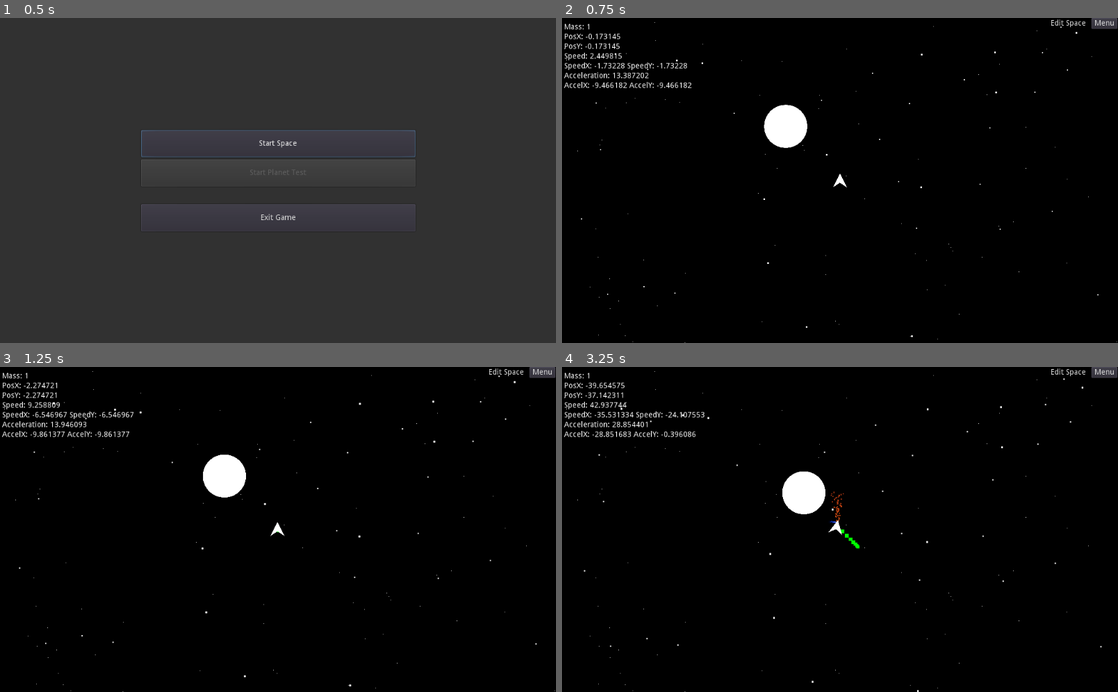
Above: before the commit, frames 1-4 (two rows, left to right).
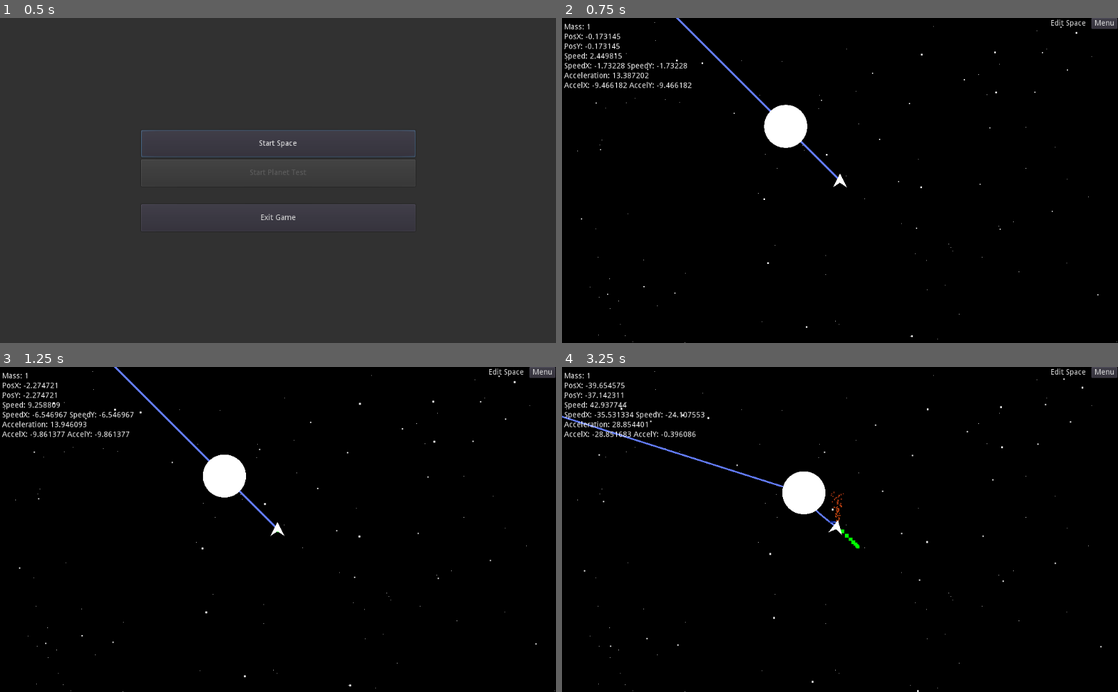
Above: after the commit, the same moments.

Repository: CallMeGenevieve/Starbounce
Game: Godot game, scene res://scenes/MainMenu/MainMenu.tscn
The game is run twice, just before and just after one commit, with the same random seed, the same clock (stepped at 60 frames per second) and the same inputs.
Inputs:
- Up to frame 1 (0.5 s): no input
- Up to frame 2 (0.75 s): click "Start Space" at 0.5 s
- Up to frame 3 (1.25 s): no input
- Up to frame 4 (3.25 s): click "Edit Space" at 1.25 s; click "Menu" at 2 s; hold Right (turn_ship_right) from 2.78 s (still down); hold Down (break_ship) from 2.78 s (still down)

Frame 1 is identical in both runs. In frame 2, 0.2% of the frame differs, in the area x 20-50%, y 0-50%; in frame 3, 0.2%; in frame 4, 0.3%, in the area x 0-49%, y 14-49%.

Commit message:
Add preview line for the spaceship
Line currently shows 12 seconds ahead. It is for my taste a bit too
uncertain, especially with two or more sources of gravity. Otherwise
working as expected.

Diff:
--- a/scenes/HopeShip/HopeShip.gd
+++ b/scenes/HopeShip/HopeShip.gd
@@ -12,12 +12,16 @@
 export var angle_speed = 0  # the speed at which the ship rotates every frame
 export var direction = 0  # indicates forward/backward/no acceleration from thrusters (1, -1, 0)
 
+export var preview_position = Vector2()
+export var preview_speed = Vector2()
+
 export var stay_in_place = false
 
 var index = 0
 var ui_node
 var positional_particles
 var crashed = false
+
 var dir_x
 var dir_y
 
@@ -27,61 +31,68 @@
 	self.positional_particles = $"Positional Particles"
 
 
-func apply_acceleration(delta):
-	get_node("Sprite").rotation += self.angle_speed * delta
-	#get_node("Positional Particles").rotation += self.angle_speed * delta
-	get_node("CollisionShape2D").rotation += self.angle_speed * delta
+func apply_acceleration(delta, preview: bool):
+	if preview:
+		self.preview_speed += get_parent().preview_tick * self.acceleration
+	else:
+		get_node("Sprite").rotation += self.angle_speed * delta
+		#get_node("Positional Particles").rotation += self.angle_speed * delta
+		get_node("CollisionShape2D").rotation += self.angle_speed * delta
 
-	dir_x = sin(get_node("Sprite").rotation)
-	dir_y = -cos(get_node("Sprite").rotation)
+		dir_x = sin(get_node("Sprite").rotation)
+		dir_y = -cos(get_node("Sprite").rotation)
 
-	if self.direction != 0:
-		if not $"Thruster Particles".emitting:
-			$"Thruster Particles".emitting = true
+		if self.direction != 0:
+			if not $"Thruster Particles".emitting:
+				$"Thruster Particles".emitting = true
 
-		self.thrust.x = dir_x * self.thrust_power
-		self.thrust.y = dir_y * self.thrust_power
+			self.thrust.x = dir_x * self.thrust_power
+			self.thrust.y = dir_y * self.thrust_power
 
-		$"Thruster Particles".process_material.direction.x = -direction * dir_x
-		$"Thruster Particles".process_material.direction.y = -direction * dir_y
+			$"Thruster Particles".process_material.direction.x = -direction * dir_x
+			$"Thruster Particles".process_material.direction.y = -direction * dir_y
 
-	elif $"Thruster Particles".emitting:
-		$"Thruster Particles".emitting = false
+		elif $"Thruster Particles".emitting:
+			$"Thruster Particles".emitting = false
 
-	self.acceleration += self.thrust * self.direction
+		self.acceleration += self.thrust * self.direction
 
-	self.speed += delta * self.acceleration
+		self.speed += delta * self.acceleration
 
 
-func apply_speed(delta):
-	self.position += delta * self.speed
+func apply_speed(delta, preview: bool):
+	if preview:
+		self.preview_position += get_parent().preview_tick * self.preview_speed
+	else:
+		self.position += delta * self.speed
 
 
-func apply_tick(delta):
-	apply_acceleration(delta)
-	apply_speed(delta)
+func apply_tick(delta, preview: bool):
+	apply_acceleration(delta, preview)
+	apply_speed(delta, preview)
 
-	if $"Steering Particles Left".emitting:
-		$"Steering Particles Left".position.x = sin(get_node("Sprite").rotation) * 8
-		$"Steering Particles Left".position.y = -cos(get_node("Sprite").rotation) * 8
-		$"Steering Particles Left".process_material.direction.x = cos(get_node("Sprite").rotation)
-		$"Steering Particles Left".process_material.direction.y = sin(get_node("Sprite").rotation)
-	if $"Steering Particles Right".emitting:
-		$"Steering Particles Right".position.x = sin(get_node("Sprite").rotation) * 8
-		$"Steering Particles Right".position.y = -cos(get_node("Sprite").rotation) * 8
-		$"Steering Particles Right".process_material.direction.x = -cos(get_node("Sprite").rotation)
-		$"Steering Particles Right".process_material.direction.y = -sin(get_node("Sprite").rotation)
+	if not preview:
+		if $"Steering Particles Left".emitting:
+			$"Steering Particles Left".position.x = sin(get_node("Sprite").rotation) * 8
+			$"Steering Particles Left".position.y = -cos(get_node("Sprite").rotation) * 8
+			$"Steering Particles Left".process_material.direction.x = cos(get_node("Sprite").rotation)
+			$"Steering Particles Left".process_material.direction.y = sin(get_node("Sprite").rotation)
+		if $"Steering Particles Right".emitting:
+			$"Steering Particles Right".position.x = sin(get_node("Sprite").rotation) * 8
+			$"Steering Particles Right".position.y = -cos(get_node("Sprite").rotation) * 8
+			$"Steering Particles Right".process_material.direction.x = -cos(get_node("Sprite").rotation)
+			$"Steering Particles Right".process_material.direction.y = -sin(get_node("Sprite").rotation)
 
-	# I know this code is duplicate but idk what a better solution would be.
-	# Is there a possibility of importing functions here?!
-	if $Camera2D.current:
-		ui_node.get_node("Mass").text = "Mass: " + str(self.mass)
-		ui_node.get_node("PosX").text = "PosX: " + str(self.position.x)
-		ui_node.get_node("PosY").text = "PosY: " + str(self.position.y)
-		ui_node.get_node("Speed").text = "Speed: " + str(self.speed.length())
-		ui_node.get_node("SpeedAxis").text = "SpeedX: " + str(self.speed.x) + " SpeedY: " + str(self.speed.y)
-		ui_node.get_node("Acceleration").text = "Acceleration: " + str(self.acceleration.length())
-		ui_node.get_node("AccAxis").text = "AccelX: " + str(self.acceleration.x) + " AccelY: " + str(self.acceleration.y)
+		# I know this code is duplicate but idk what a better solution would be.
+		# Is there a possibility of importing functions here?!
+		if $Camera2D.current:
+			ui_node.get_node("Mass").text = "Mass: " + str(self.mass)
+			ui_node.get_node("PosX").text = "PosX: " + str(self.position.x)
+			ui_node.get_node("PosY").text = "PosY: " + str(self.position.y)
+			ui_node.get_node("Speed").text = "Speed: " + str(self.speed.length())
+			ui_node.get_node("SpeedAxis").text = "SpeedX: " + str(self.speed.x) + " SpeedY: " + str(self.speed.y)
+			ui_node.get_node("Acceleration").text = "Acceleration: " + str(self.acceleration.length())
+			ui_node.get_node("AccAxis").text = "AccelX: " + str(self.acceleration.x) + " AccelY: " + str(self.acceleration.y)
 
 
 # Called every frame. 'delta' is the elapsed time since the previous frame.
@@ -119,6 +130,7 @@
 		get_parent().get_space_objects()
 		get_parent().manage_camera()
 		get_parent().get_parent().get_node("PauseMenu/CanvasLayer/UI/GameOverDialogue").show_modal(true)
+		get_parent().get_parent().get_node("HopeShipPath").hide()
 
 
 func set_trail_colour(colour):
--- a/scenes/Space/Space.tscn
+++ b/scenes/Space/Space.tscn
@@ -12,6 +12,10 @@
 
 [node name="Space" type="Node2D"]
 script = ExtResource( 4 )
+
+[node name="HopeShipPath" type="Line2D" parent="."]
+width = 3.0
+end_cap_mode = 2
 
 [node name="SpaceObjects" type="Node2D" parent="."]
 script = ExtResource( 7 )
@@ -91,7 +95,6 @@
 [node name="Control" parent="PauseMenu/CanvasLayer" instance=ExtResource( 8 )]
 visible = false
 hint_tooltip = "Control"
-[connection signal="crashing" from="SpaceObjects/SpaceObject" to="SpaceObjects" method="_on_SpaceObject_crashing"]
 [connection signal="pressed" from="PauseMenu/CanvasLayer/VBoxContainer/BackToGame" to="PauseMenu/CanvasLayer/VBoxContainer/BackToGame" method="_on_BackToGame_pressed"]
 [connection signal="pressed" from="PauseMenu/CanvasLayer/VBoxContainer/OptionsButton" to="." method="_on_OptionsButton_pressed"]
 [connection signal="pressed" from="PauseMenu/CanvasLayer/VBoxContainer/BackToMainMenu" to="PauseMenu/CanvasLayer/VBoxContainer/BackToMainMenu" method="_on_BackToMainMenu_pressed"]
--- a/scenes/Space/SpaceObjects.gd
+++ b/scenes/Space/SpaceObjects.gd
@@ -3,11 +3,14 @@
 
 export var gravitational_constant = 6.6743
 export var game_speed = 1
+
 export (bool) var simulation_paused = false
 var edit_mode = 0
 var all_space_objects
 var amount_of_space_objects
 var active_camera_index = 0
+var max_preview_path_length = 12
+var preview_tick = .05
 
 signal speed_change(new_speed)
 
@@ -27,8 +30,12 @@
 	self.amount_of_space_objects = len(all_space_objects)
 
 
-func calculate_acceleration_from_force(space_object_1, space_object_2):
-	var distance: Vector2 = space_object_1.position - space_object_2.position
+func calculate_acceleration_from_force(space_object_1, space_object_2, preview):
+	var distance: Vector2
+	if preview:
+		distance = space_object_1.preview_position - space_object_2.preview_position
+	else:
+		distance = space_object_1.position - space_object_2.position
 
 	var direction: Vector2 = Vector2(distance.x / distance.length(), distance.y / distance.length())
 
@@ -85,14 +92,42 @@
 
 				for j in range(i + 1, len(all_space_objects)):
 					var space_object_2 = all_space_objects[j]
-					var forces = calculate_acceleration_from_force(space_object_1, space_object_2)
+					var forces = calculate_acceleration_from_force(space_object_1, space_object_2, false)
 
 					if not space_object_1.stay_in_place:
 						space_object_1.acceleration -= forces[1]
 					if not space_object_2.stay_in_place:
 						space_object_2.acceleration += forces[0]
 
-				space_object_1.apply_tick(delta)
+				space_object_1.apply_tick(delta, false)
+
+				# sets current position for preview line calculations
+				space_object_1.preview_position = space_object_1.position
+				space_object_1.preview_speed = space_object_1.speed
+				space_object_1.acceleration *= 0
+
+		get_parent().get_node("HopeShipPath").points = PoolVector2Array()
+		get_parent().get_node("HopeShipPath").add_point($HopeShip.position)
+
+		var preview_path_length = 0
+		while preview_path_length < max_preview_path_length:
+			preview_path_length += preview_tick
+			for i in range(len(all_space_objects)):
+				var space_object_1 = all_space_objects[i]
+
+				for j in range(i + 1, len(all_space_objects)):
+					var space_object_2 = all_space_objects[j]
+					var forces = calculate_acceleration_from_force(space_object_1, space_object_2, true)
+
+					if not space_object_1.stay_in_place:
+						space_object_1.acceleration -= forces[1]
+					if not space_object_2.stay_in_place:
+						space_object_2.acceleration += forces[0]
+
+					space_object_1.apply_tick(delta, true)
+					space_object_1.acceleration *= 0
+			get_parent().get_node("HopeShipPath").add_point($HopeShip.preview_position)
+		pass
 
 
 func manage_camera():
--- a/scenes/SpaceObject/SpaceObject.gd
+++ b/scenes/SpaceObject/SpaceObject.gd
@@ -7,6 +7,9 @@
 export var acceleration = Vector2()
 export var speed = Vector2()
 
+export var preview_speed = Vector2()
+export var preview_position = Vector2()
+
 # if true, this SpaceObject will not be influenced by gravity
 export var stay_in_place = false
 export var crashed = false
@@ -15,8 +18,6 @@
 var ui_node
 var positional_particles
 
-signal crashing(index)
-
 
 func _ready():
 	$"Positional Particles".process_material = ($"Positional Particles".process_material.duplicate())
@@ -24,21 +25,27 @@
 	self.positional_particles = $"Positional Particles"
 
 
-func apply_acceleration(delta):
-	self.speed += delta * self.acceleration
+func apply_acceleration(delta, preview: bool):
+	if preview:
+		self.preview_speed += get_parent().preview_tick * self.acceleration
+	else:
+		self.speed += delta * self.acceleration
 
 
-func apply_speed(delta):
-	self.position += delta * self.speed
+func apply_speed(delta, preview: bool):
+	if preview:
+		self.preview_position += get_parent().preview_tick * self.preview_speed
+	else:
+		self.position += delta * self.speed
 
 
-func apply_tick(delta):
-	apply_acceleration(delta)
-	apply_speed(delta)
+func apply_tick(delta, preview: bool):
+	apply_acceleration(delta, preview)
+	apply_speed(delta, preview)
 
 	# I know this code is duplicate but idk what a better solution would be.
 	# Is there a possibility of importing functions here?!
-	if $Camera2D.current:
+	if $Camera2D.current and not preview:
 		ui_node.get_node("Mass").text = "Mass: " + str(self.mass)
 		ui_node.get_node("PosX").text = "PosX: " + str(self.position.x)
 		ui_node.get_node("PosY").text = "PosY: " + str(self.position.y)
